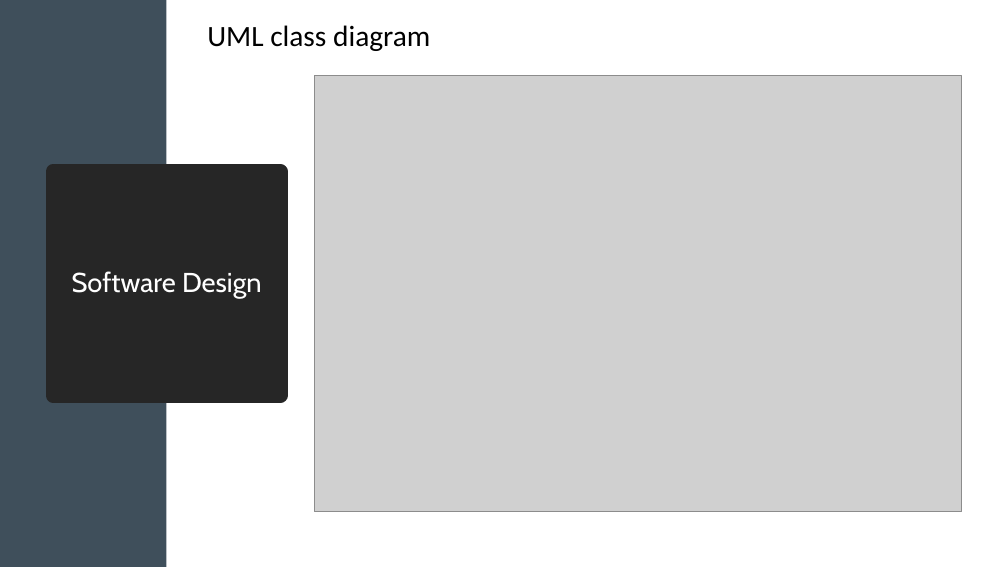
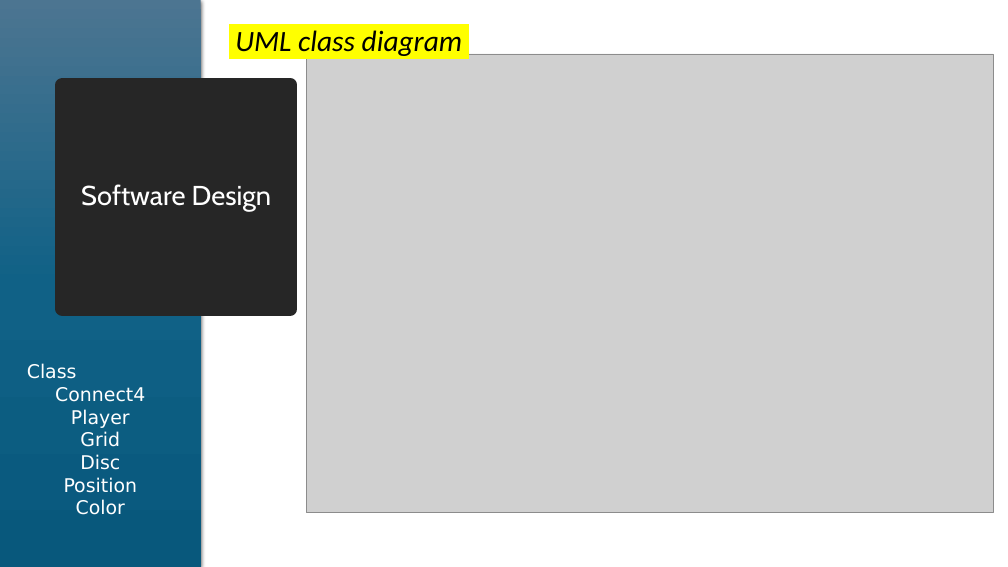
Before and after one commit to aurelienlsn/DIP392, a slide deck: slide 4 of doc/Final Presentation - Project.pptx. Drawn at 1008x567 pixels with LibreOffice and Linux fonts; fonts in the diff are those of the drawing; grey boxes stand for pictures. Boxes give left, top, right and bottom in pixels: in the first picture for what was removed or moved away, otherwise in the second. Text is boxed around its words. In the diff, an @@ line names an element or a change of style, - is before the commit and + after.

```diff
--- a/doc/Final Presentation - Project.pptx
+++ b/doc/Final Presentation - Project.pptx
@@ rectangle at [0, 0, 166, 567]: fill #3F4F5B to #466E8B @@
@@ rectangle added at [0, 0, 200, 567], fill gradient #4C7591 to #106287 to #09597D @@
@@ text "UML class diagram": place and size @@
-text "UML class diagram" at [207, 25, 430, 51]
+text "UML class diagram" at [235, 30, 462, 56]
@@ text "UML class diagram" at [235, 30, 462, 56]: highlight none to #FFFF00, italic on @@
@@ picture: place and size @@
-picture at [315, 76, 962, 512]
+picture at [306, 54, 994, 513]
@@ title "Software Design": place and size @@
-title "Software Design" at [53, 172, 281, 395]
+title "Software Design" at [63, 85, 290, 309]
@@ text added at [27, 363, 145, 515], 18 pt, text #FFFFFF @@
+Class
+Connect4
+Player
+Grid
+Disc
+Position
+Color
```
Also in this commit, not shown: 5 other slides changed, 1 slide added, 1 slide removed.
